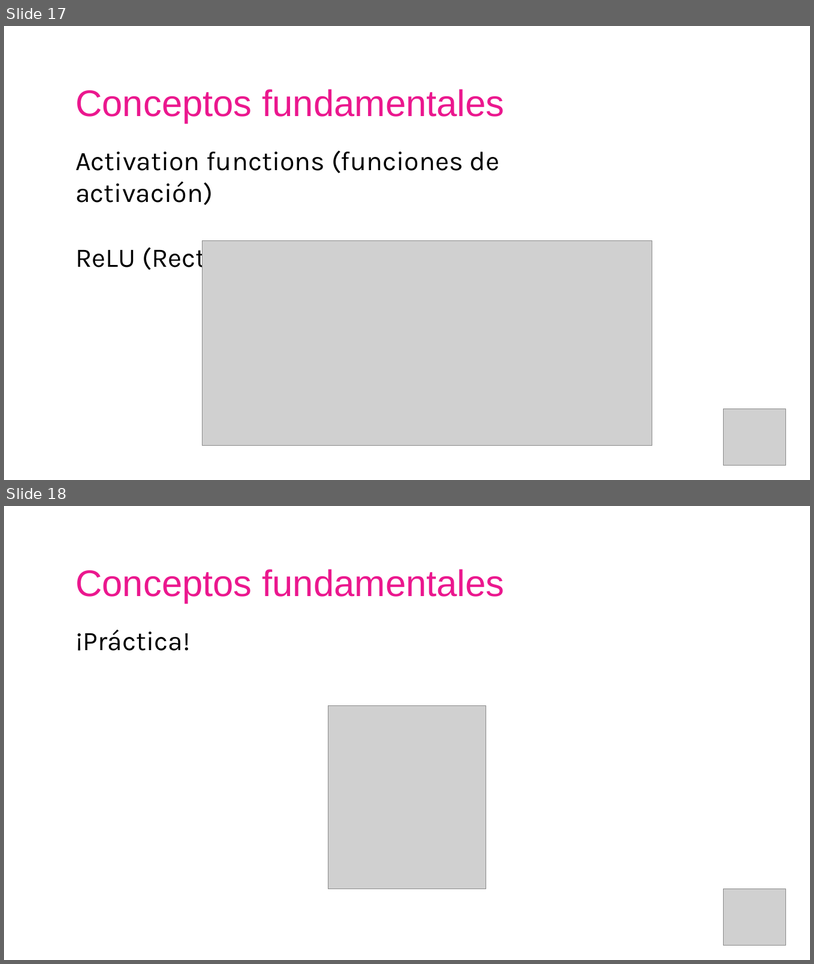
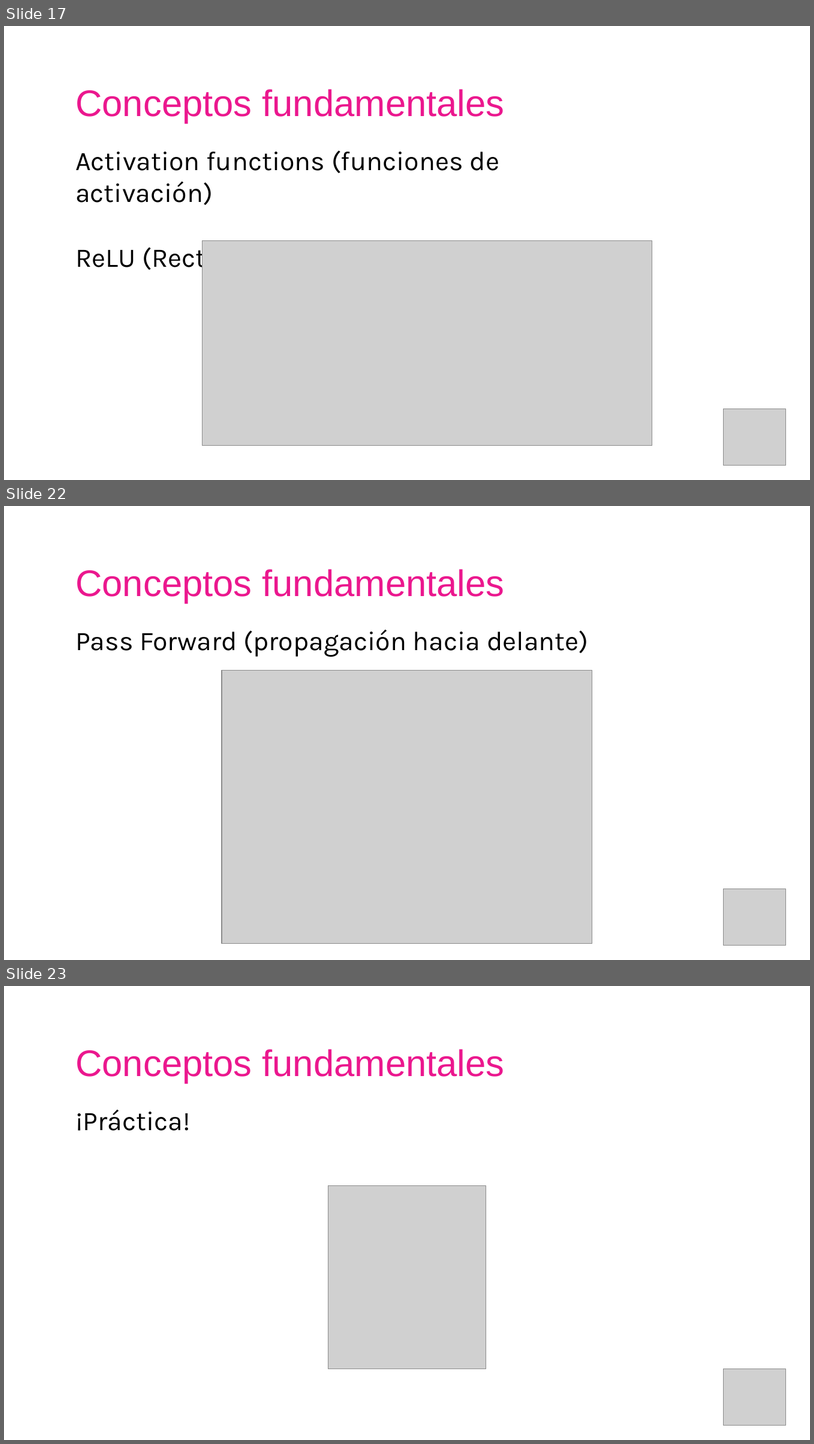
Before and after one commit to AISC-Madrid/workshop-materials, a slide deck: Neural Networks/Slides.pptx. Shown one above the other, each under a label of ours: slides 17 and 18 before the commit, slides 17, 22 and 23 after it; the slides between them are not shown. The pictures are 814x964 and 814x1444 pixels, drawn with LibreOffice and Linux fonts; fonts in the diff are those of the drawing; grey boxes stand for pictures. Boxes give left, top, right and bottom in pixels: in the first picture for what was removed or moved away, otherwise in the second. Text is boxed around its words. In the diff, an @@ line names an element or a change of style, - is before the commit and + after.

```diff
--- a/Neural Networks/Slides.pptx
+++ b/Neural Networks/Slides.pptx
@@ slide 22 added at box(4, 506, 810, 960), background #FFFFFF @@
@@ text added at box(75, 569, 505, 603), 44 pt, text #EB178E @@
+Conceptos fundamentales
@@ text added at box(75, 630, 588, 657), 32 pt, text #000000 @@
+Pass Forward (propagación hacia delante)
@@ picture added at box(222, 670, 593, 943) @@
@@ picture added at box(724, 889, 786, 945) @@
@@ what was slide 18 is now slide 23 @@
```
Also in this commit, not shown: 6 slides changed, 7 other slides added, 3 slides removed, 9 other files.
